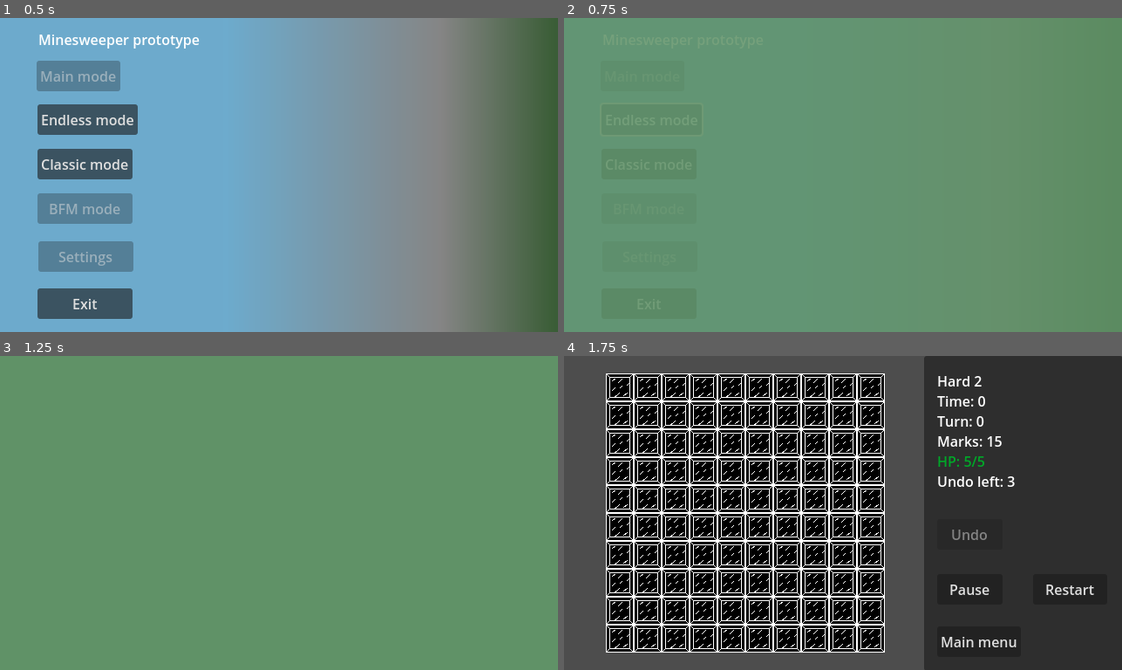
Above: before the commit, frames 1-4 (two rows, left to right).
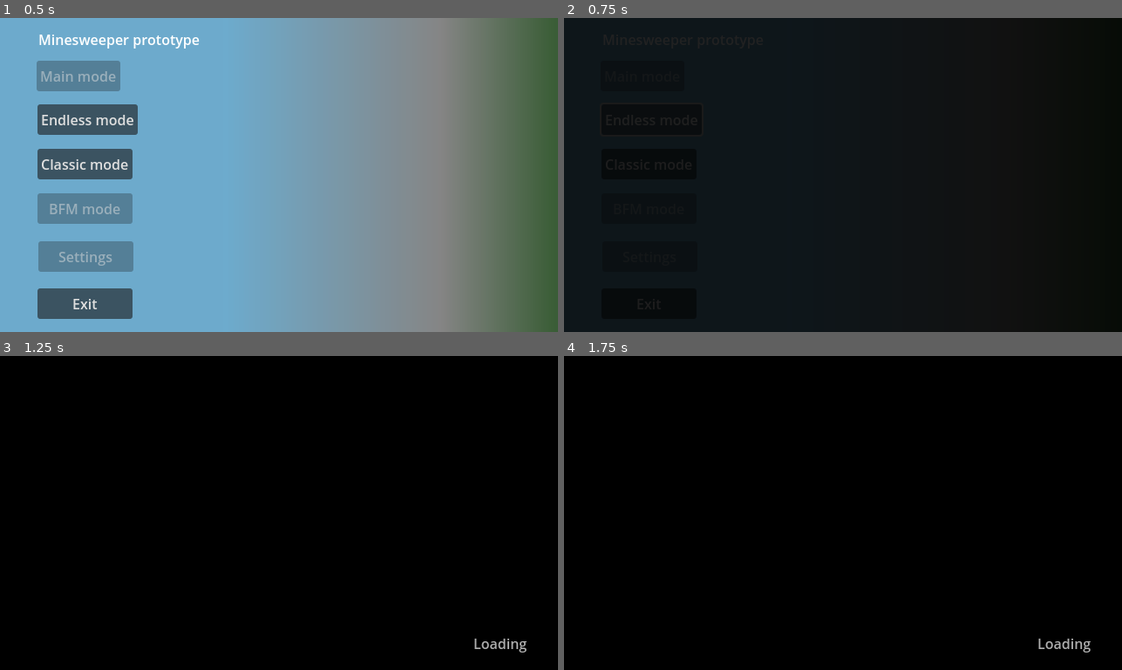
Above: after the commit, the same moments.

Repository: RevanVI/Minesweeper
Game: Godot game, scene res://scenes/gui/main_menu.tscn
Same seed, same stepped clock (60 frames per second), same inputs: the game is played once before the commit and once after it.
Inputs (mouse positions are in pixels of both pictures, inside the frame that each line leads up to):
- Up to frame 1 (0.5 s): no input
- Up to frame 2 (0.75 s): click "Endless mode" at 0.5 s
- Up to frame 3 (1.25 s): no input
- Up to frame 4 (1.75 s): click (1071, 588) at 1.25 s, where only the run before the commit has a clickable "Restart"

Frame 1 is identical in both runs. In frame 2, 100% of the frame differs, in the area x 0-100%, y 0-100%; in frame 3, 100%; in frame 4, 67%.

Commit message:
Simplest loading screen animation

Diff:
--- a/scenes/gui/transition.tscn
+++ b/scenes/gui/transition.tscn
@@ -16,6 +16,35 @@
 "update": 0,
 "values": [Color(1, 1, 1, 0)]
 }
+tracks/1/type = "value"
+tracks/1/imported = false
+tracks/1/enabled = true
+tracks/1/path = NodePath("Label:self_modulate")
+tracks/1/interp = 1
+tracks/1/loop_wrap = true
+tracks/1/keys = {
+"times": PackedFloat32Array(0),
+"transitions": PackedFloat32Array(1),
+"update": 0,
+"values": [Color(1, 1, 1, 1)]
+}
+
+[sub_resource type="Animation" id="Animation_3bcls"]
+resource_name = "loading"
+length = 0.5
+loop_mode = 1
+tracks/0/type = "value"
+tracks/0/imported = false
+tracks/0/enabled = true
+tracks/0/path = NodePath(".:modulate")
+tracks/0/interp = 1
+tracks/0/loop_wrap = true
+tracks/0/keys = {
+"times": PackedFloat32Array(0, 0.25, 0.5),
+"transitions": PackedFloat32Array(1, 1, 1),
+"update": 0,
+"values": [Color(1, 1, 1, 1), Color(0.47397548, 0.47397578, 0.47397572, 1), Color(1, 1, 1, 1)]
+}
 
 [sub_resource type="Animation" id="Animation_j5yq2"]
 resource_name = "transition_fade"
@@ -32,10 +61,23 @@
 "update": 0,
 "values": [Color(1, 1, 1, 0), Color(1, 1, 1, 1), Color(1, 1, 1, 1)]
 }
+tracks/1/type = "value"
+tracks/1/imported = false
+tracks/1/enabled = true
+tracks/1/path = NodePath("Label:self_modulate")
+tracks/1/interp = 1
+tracks/1/loop_wrap = true
+tracks/1/keys = {
+"times": PackedFloat32Array(0, 0.4, 0.5),
+"transitions": PackedFloat32Array(1, 1, 1),
+"update": 0,
+"values": [Color(1, 1, 1, 0), Color(1, 1, 1, 0), Color(1, 1, 1, 1)]
+}
 
 [sub_resource type="AnimationLibrary" id="AnimationLibrary_k88mq"]
 _data = {
 &"RESET": SubResource("Animation_k88mq"),
+&"loading": SubResource("Animation_3bcls"),
 &"transition_fade": SubResource("Animation_j5yq2")
 }
 
@@ -61,7 +103,22 @@
 grow_horizontal = 2
 grow_vertical = 2
 mouse_filter = 2
-color = Color(0.376705, 0.571529, 0.404009, 1)
+color = Color(0, 0, 0, 1)
+
+[node name="Label" type="Label" parent="Control/ColorRect"]
+layout_mode = 1
+anchors_preset = 3
+anchor_left = 1.0
+anchor_top = 1.0
+anchor_right = 1.0
+anchor_bottom = 1.0
+offset_left = -75.0
+offset_top = -42.0
+offset_right = -35.0
+offset_bottom = -19.0
+grow_horizontal = 0
+grow_vertical = 0
+text = "Loading"
 
 [node name="AnimationPlayer" type="AnimationPlayer" parent="Control/ColorRect"]
 libraries = {
--- a/scripts/game_logic/scene_switcher.gd
+++ b/scripts/game_logic/scene_switcher.gd
@@ -19,7 +19,10 @@
 	assert(_current_scene.has_method("cleanup"))
 	_current_scene.cleanup()
 
-	# TODO load async and play some loading screen animation
+
+	Transition.play_loading_screen_anim()
+	await get_tree().create_timer(2.0).timeout
+	# TODO load async
 	var new_scene = load(_next_level_string).instantiate()
 	_current_scene = new_scene
 	_current_scene.init_done.connect(on_init_done)
--- a/scripts/gui/transition.gd
+++ b/scripts/gui/transition.gd
@@ -26,3 +26,8 @@
 	await animation_player.animation_finished
 	control_node.mouse_filter = Control.MOUSE_FILTER_IGNORE
 	fade_out_completed.emit()
+
+
+func play_loading_screen_anim() -> void:
+	print("TransitionAnim.play_loading_screen_anim")
+	animation_player.play('loading')
Not shown: 1 places in scenes/gui/transition.tscn that only renumber resources
